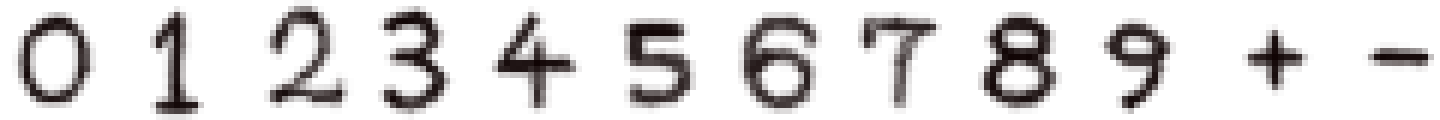
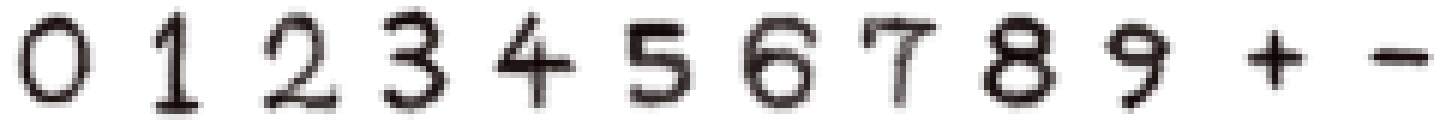
Two versions of the same layered image (1440 x 120). Layer-by-layer changes:
added layer "貼り付けられたレイヤー" above "レイヤー" over (x1=258, y1=6, x2=348, y2=120)
painted on "レイヤー" over (x1=264, y1=0, x2=354, y2=114)
